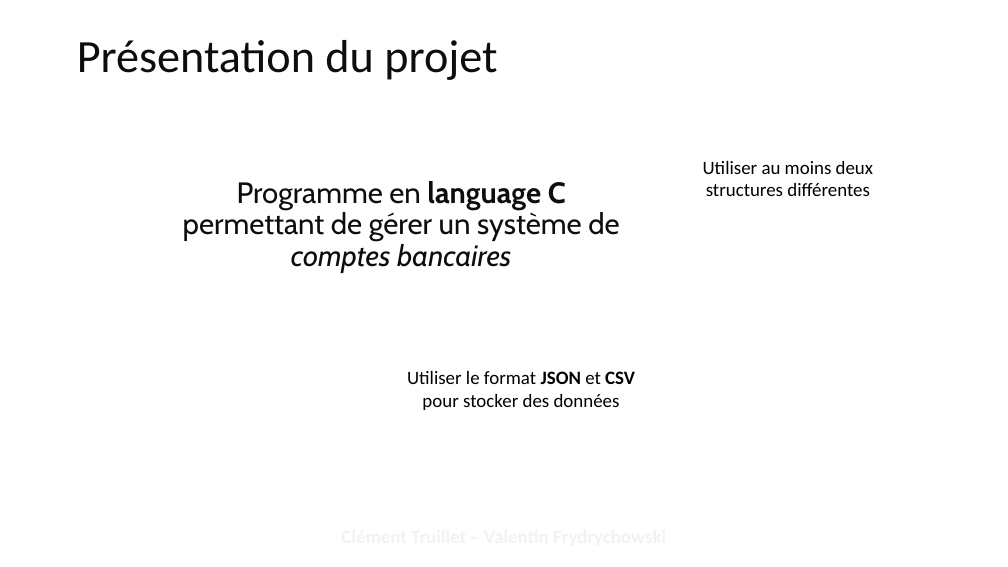
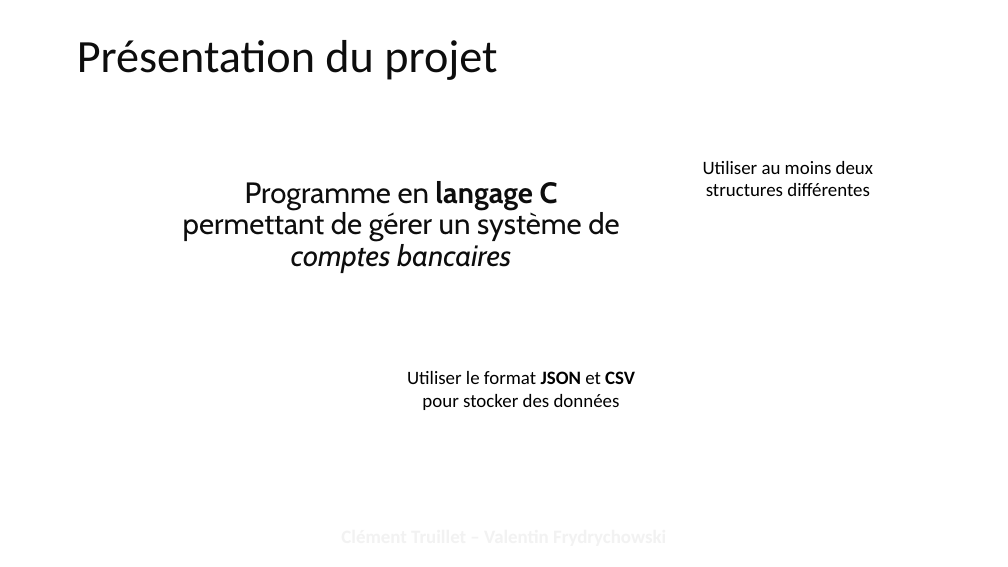
Before and after one commit to ctruillet/KreGit, a slide deck: slide 2 of doc/Presentation.pptx. Drawn at 1008x567 pixels with LibreOffice and Linux fonts; fonts in the diff are those of the drawing; background and template pictures are left out. Boxes give left, top, right and bottom in pixels: in the first picture for what was removed or moved away, otherwise in the second. Text is boxed around its words. In the diff, an @@ line names an element or a change of style, - is before the commit and + after.

```diff
--- a/doc/Presentation.pptx
+++ b/doc/Presentation.pptx
@@ text at (x1=183, y1=181, x2=619, y2=273): text changed @@
-Programme en language C permettant de gérer un système de comptes bancaires
+Programme en langage C permettant de gérer un système de comptes bancaires
```
Also in this commit, not shown: 4 other slides changed, 6 other files.
